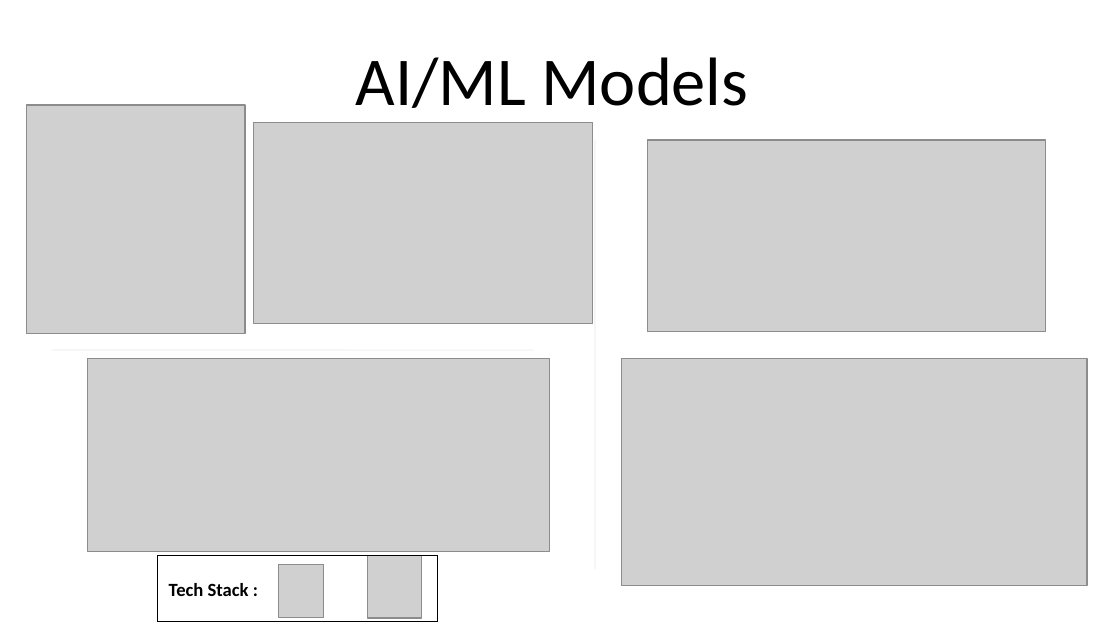
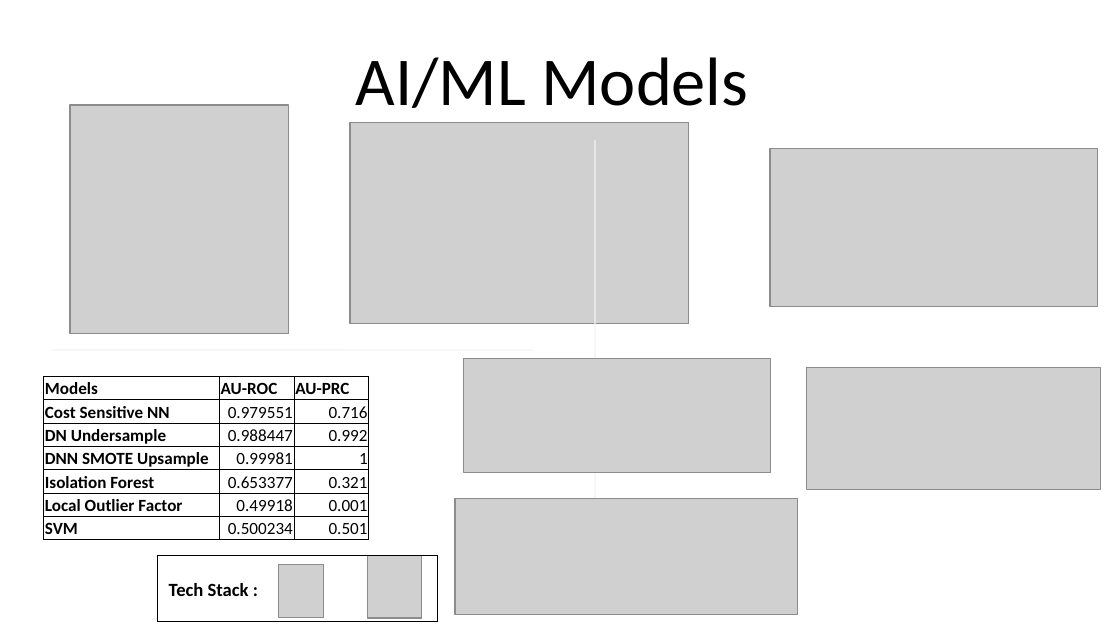
Before and after one commit to anbu992003/creditcard_fraud, a slide deck: slide 3 of Creditcard_Fraud_Detection.pptx. Drawn at 1120x630 pixels with LibreOffice and Linux fonts; fonts in the diff are those of the drawing; grey boxes stand for pictures. Boxes give left, top, right and bottom in pixels: in the first picture for what was removed or moved away, otherwise in the second. Text is boxed around its words. In the diff, an @@ line names an element or a change of style, - is before the commit and + after.

```diff
--- a/Creditcard_Fraud_Detection.pptx
+++ b/Creditcard_Fraud_Detection.pptx
@@ picture: place and size @@
-picture at <box>26,105,244,334</box>
+picture at <box>69,105,288,334</box>
@@ picture: place and size @@
-picture at <box>254,122,594,324</box>
+picture at <box>349,122,689,324</box>
@@ picture: place and size @@
-picture at <box>647,140,1046,332</box>
+picture at <box>771,149,1098,307</box>
@@ picture added at <box>464,358,771,473</box> @@
@@ picture removed at <box>622,358,1088,586</box> @@
@@ table added at <box>44,376,370,544</box>, 7 rows, 3 columns @@
+Models | AU-ROC | AU-PRC
+Cost Sensitive NN | 0.979551 | 0.716
+DN Undersample | 0.988447 | 0.992
+DNN SMOTE Upsample | 0.99981 | 1
+Isolation Forest | 0.653377 | 0.321
+Local Outlier Factor | 0.49918 | 0.001
+SVM | 0.500234 | 0.501
@@ picture: place and size @@
-picture at <box>87,358,549,551</box>
+picture at <box>806,367,1100,489</box>
@@ picture added at <box>455,498,797,615</box> @@
```
Also in this commit, not shown: 3 other files.
